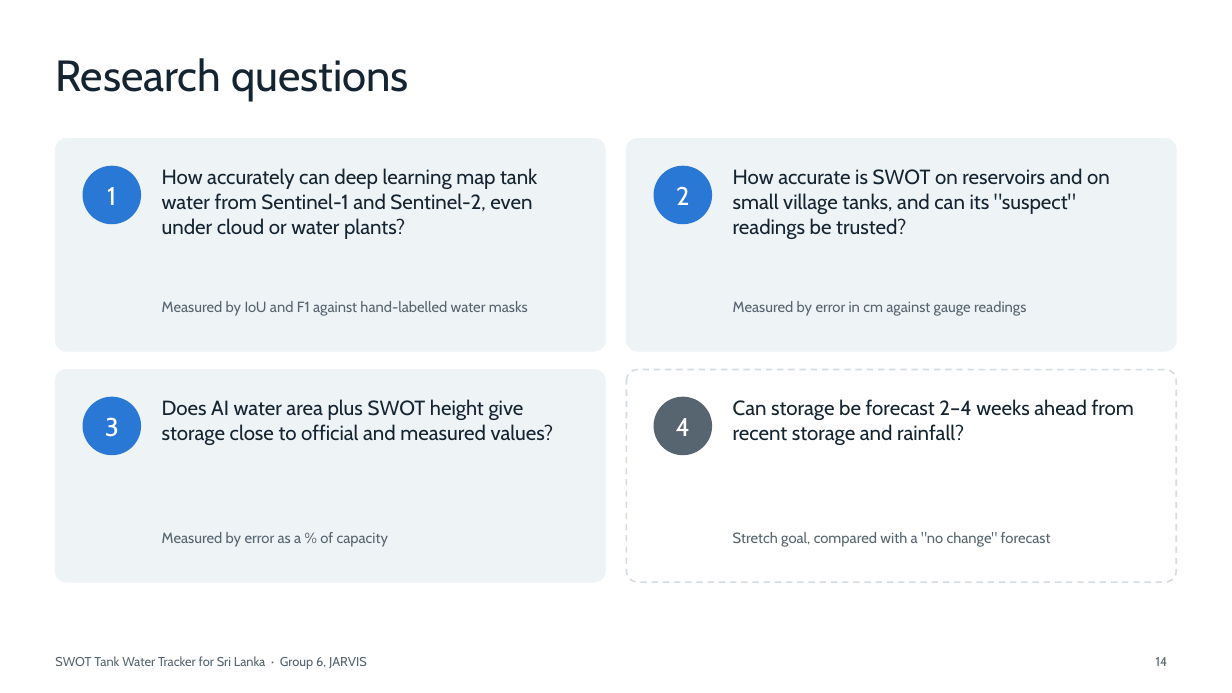
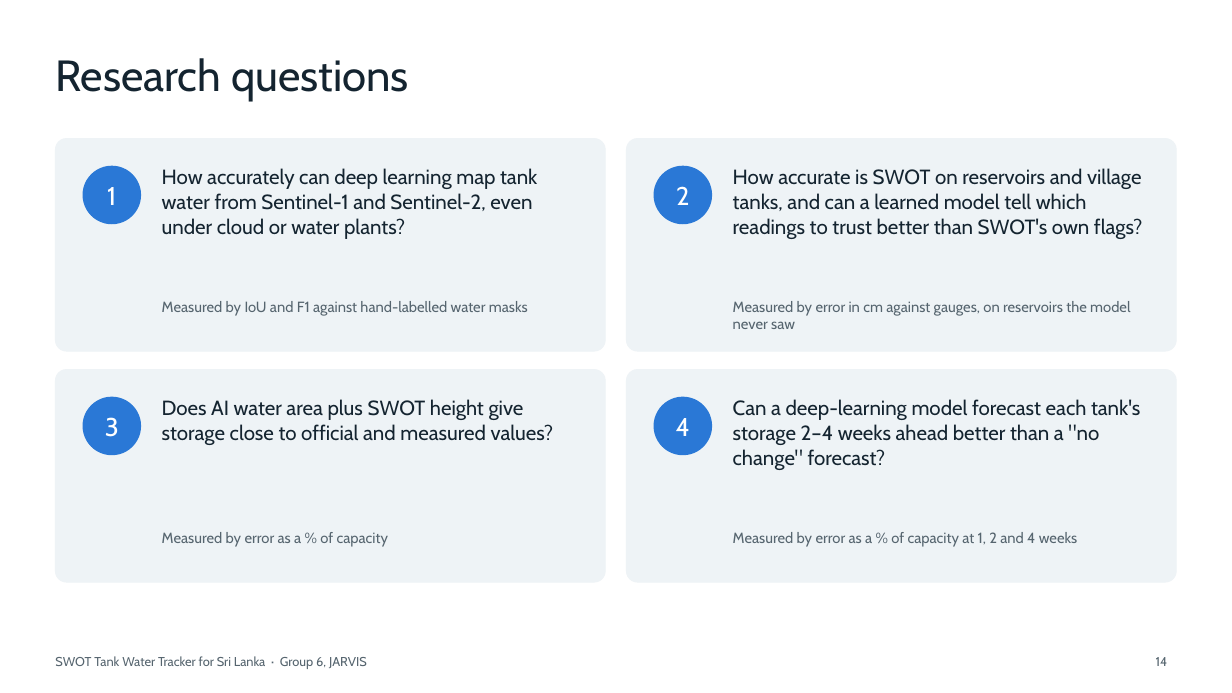
Before and after one commit to jarvis-uom/swot-tank-tracker-site, a slide deck: slide 14 of site/assets/docs/swot-tank-tracker-proposal-talk.pptx. Drawn at 1232x693 pixels with LibreOffice and Linux fonts; fonts in the diff are those of the drawing. Boxes give left, top, right and bottom in pixels: in the first picture for what was removed or moved away, otherwise in the second. Text is boxed around its words. In the diff, an @@ line names an element or a change of style, - is before the commit and + after.

Commit message:
Give each member a model to train: B a SWOT trust model, C a storage forecast
B trains gradient boosting that learns how wrong each SWOT reading is (RQ2). C trains an LSTM that forecasts storage 2-4 weeks ahead; RQ4 is now core, not a stretch goal. Both use the Irrigation Department's daily storage for 117 reservoirs.

```diff
--- a/site/assets/docs/swot-tank-tracker-proposal-talk.pptx
+++ b/site/assets/docs/swot-tank-tracker-proposal-talk.pptx
@@ text at (733,168,1143,239): text changed @@
-How accurate is SWOT on reservoirs and on small village tanks, and can its "suspect" readings be trusted?
+How accurate is SWOT on reservoirs and village tanks, and can a learned model tell which readings to trust better than SWOT's own flags?
@@ text at (733,301,1130,329): text changed @@
-Measured by error in cm against gauge readings
+Measured by error in cm against gauges, on reservoirs the model never saw
@@ rounded rectangle at (627,370,1177,582): fill #FFFFFF to #EEF3F6; outline #D5DDE3 1.25 pt dashed to #EEF3F6 0.75 pt @@
@@ ellipse at (654,397,712,455): fill #56656F to #2A78D6; outline #56656F 1 pt to #2A78D6 1 pt @@
@@ text at (733,399,1140,470): text changed @@
-Can storage be forecast 2–4 weeks ahead from recent storage and rainfall?
+Can a deep-learning model forecast each tank's storage 2–4 weeks ahead better than a "no change" forecast?
@@ text at (733,532,1078,547): text changed @@
-Stretch goal, compared with a "no change" forecast
+Measured by error as a % of capacity at 1, 2 and 4 weeks
```
Also in this commit, not shown: 4 other slides changed, 14 other files.
